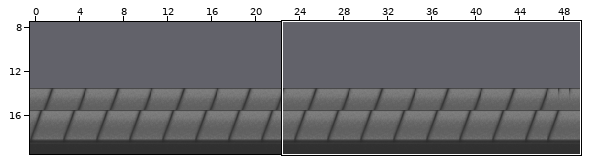
Two versions of a level (Tiled map, core/assets/map/catlevel.tmx). The picture above shows the old version from afar; the outline marks the close-up.
Close-up. The starting point:
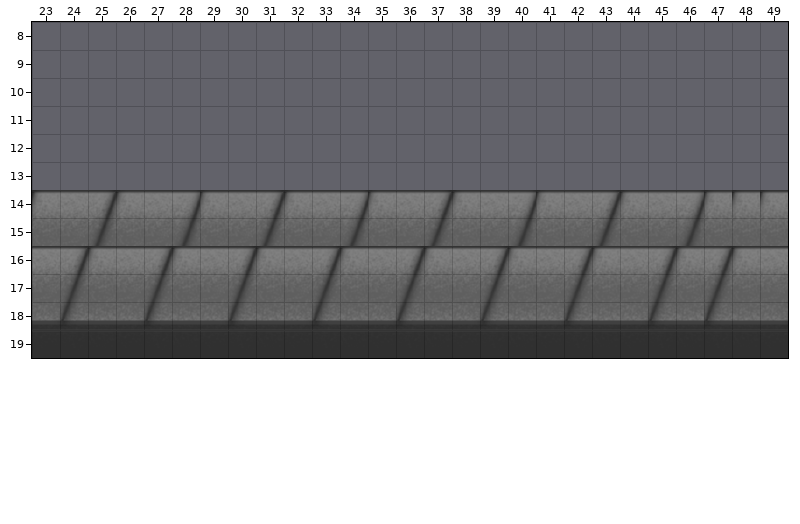
Cells are 32x32 px. Shown: x 23..49, y 8..19. The commit also changed other parts of the map, which this record leaves out.
After:
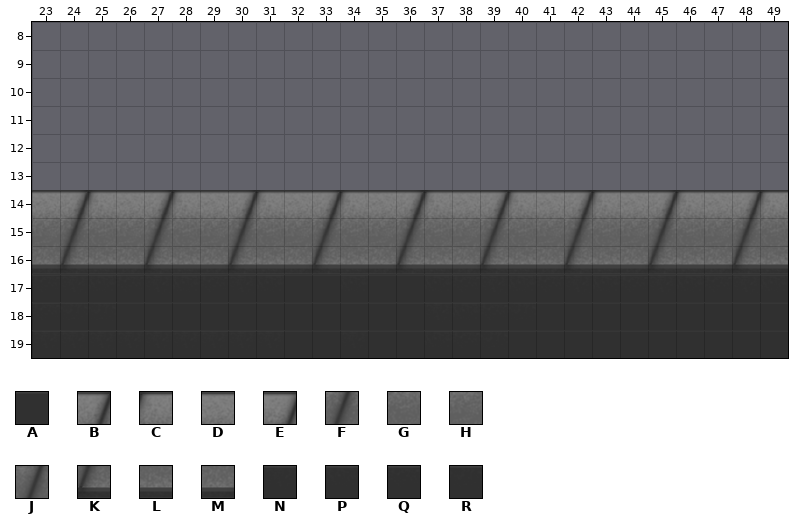
Key: from "Black thing tile": A 0; from "sidewalk": B 0, C 1, D 2, E 3, F 4, G 5, H 6, J 7, K 8, L 9, M 10, N 12, P 13, Q 14, R 15.
_ is an empty cell.
Changes in this commit:
Layer "Tile Layer 1":
The edit turns tile F into tile A in row 17 at x 33 and 36.
The edit turns tile H into tile A in row 17 at x 32 and 35.
The edit turns tile K into tile A in row 18 at x 27, 30, 33, 36, 42, 45 and 47.
The edit turns tile L into tile A in row 18 at x 28, 31, 34, 43, 46 and 48.
The edit turns tile M into tile A in row 18 at x 26, 29, 32, 35, 41, 44 and 49.
The edit turns tile C into tile B in row 14 at x 48.
The edit turns tile D into tile B in row 14 at x 24, 27, 30, 33, 36, 39, 42 and 45.
The edit turns tile B into tile C in row 14 at x 25, 31, 37 and 43.
The edit turns tile E into tile C in row 14 at x 28, 34, 40 and 46.
The edit turns tile C into tile D in row 14 at x 23, 26, 29, 32, 35, 38, 41, 44 and 47.
The edit turns tile G into tile F in row 15 at x 48.
The edit turns tile H into tile F in row 15 at x 24, 27, 30, 33, 36, 39, 42 and 45.
The edit turns tile F into tile G in row 15 at x 25, 31, 37 and 43.
The edit turns tile J into tile G in row 15 at x 28, 34, 40 and 46.
The edit turns tile B into tile K in row 16 at x 24, 27, 30, 33, 36, 39, 42 and 45.
The edit turns tile C into tile K in row 16 at x 48.
The edit turns tile C into tile L in row 16 at x 25, 28, 31, 34, 37, 40, 43 and 46.
The edit turns tile D into tile L in row 16 at x 49.
The edit turns tile B into tile M in row 16 at x 47.
The edit turns tile D into tile M in row 16 at x 23, 26, 29, 32, 35, 38, 41 and 44.
The edit turns tile F into tile N in row 17 at x 24, 27, 30, 39, 42 and 45.
The edit turns tile G into tile N in row 17 at x 48.
The edit turns tile L into tile N in row 18 at x 37.
The edit turns tile G into tile P in row 17 at x 25, 28, 31, 34, 37, 40, 43 and 46.
The edit turns tile H into tile P in row 17 at x 49.
The edit turns tile M into tile P in row 18 at x 38.
The edit turns tile F into tile Q in row 17 at x 47.
The edit turns tile H into tile Q in row 17 at x 23, 26, 29, 38, 41 and 44.
The edit turns tile K into tile Q in row 18 at x 39.
The edit turns tile M into tile Q in row 18 at x 23.
The edit turns tile K into tile R in row 18 at x 24.
The edit turns tile L into tile R in row 18 at x 25 and 40.
